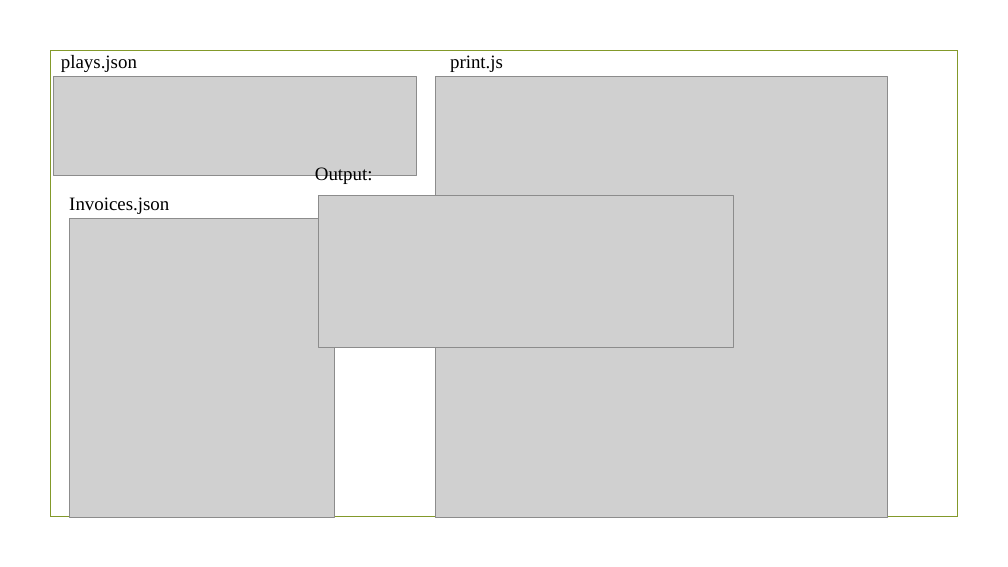
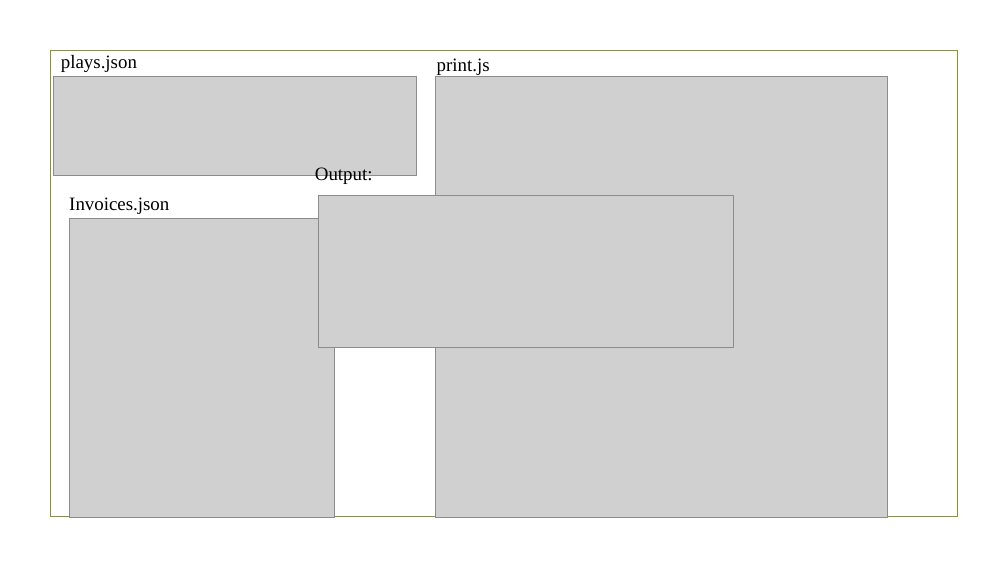
Before and after one commit to slaven2910/IU_DINGER, a slide deck: slide 10 of Informatik/Refactoring_Slaven_Mlinaric - v2 [Autosaved].pptx. Drawn at 1008x567 pixels with LibreOffice and Linux fonts; fonts in the diff are those of the drawing; grey boxes stand for pictures; background and template pictures are left out. Boxes give left, top, right and bottom in pixels: in the first picture for what was removed or moved away, otherwise in the second. Text is boxed around its words. In the diff, an @@ line names an element or a change of style, - is before the commit and + after.

```diff
--- a/Informatik/Refactoring_Slaven_Mlinaric - v2 [Autosaved].pptx
+++ b/Informatik/Refactoring_Slaven_Mlinaric - v2 [Autosaved].pptx
@@ text "print.js": place and size @@
-text "print.js" at [450,55,503,72]
+text "print.js" at [437,58,490,75]
```
Also in this commit, not shown: 5 other slides changed, 3 slides added, 3 slides removed, 3 other files.
